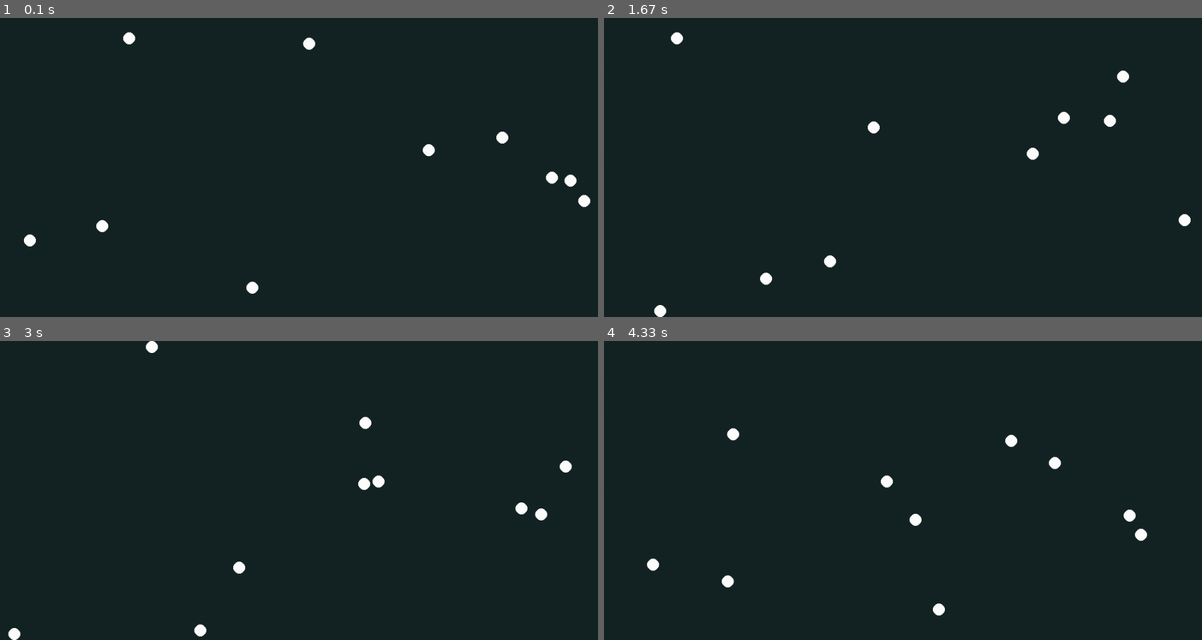
Above: before the commit, frames 1-4 (two rows, left to right).
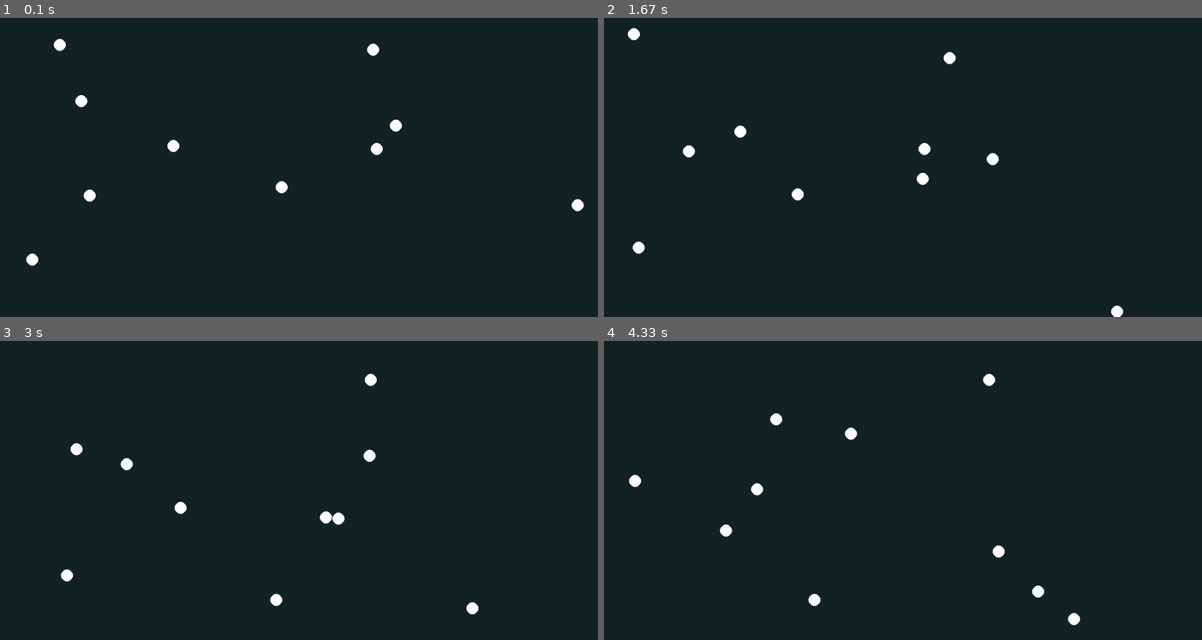
Above: after the commit, the same moments.

Repository: darceno/lifebox-simulator
Game: pygame game, started from src/main.py
The game is run twice, just before and just after one commit, with the same random seed, the same clock (stepped at 60 frames per second) and the same inputs.
Inputs:
- Up to frame 1 (0.1 s): no input
- Up to frame 2 (1.67 s): no input
- Up to frame 3 (3 s): no input
- Up to frame 4 (4.33 s): no input

The runs differ from the first frame. In frame 1, 1.3% of the frame differs, in the area x 4-99%, y 4-93%; in frame 2, 1.4%, in the area x 4-99%, y 3-100%; in frame 3, 1.4%; in frame 4, 1.4%.

Commit message:
Change Organism class to take fixed starting X and Y coordinates
I need to be able to choose some organism's starting positions, like offspring organisms

Diff:
--- a/src/main.py
+++ b/src/main.py
@@ -15,8 +15,8 @@
 # Organisms parent class
 class ORGANISM:
     def __init__(self, x, y, color, size=10):
-        self.x = random.randint(20, WIDTH_SIZE-20)
-        self.y = random.randint(20, HEIGHT_SIZE-20)
+        self.x = x
+        self.y = y
         self.size = size
         self.color = color
         self.decision = None
@@ -71,7 +71,7 @@
 
         if len(organisms) == 0:
             for i in range(population):
-                organism = ORGANISM(WIDTH_SIZE/2, HEIGHT_SIZE/2, "white")
+                organism = ORGANISM(random.randint(20, WIDTH_SIZE-20), random.randint(20, HEIGHT_SIZE-20), "white")
                 organisms.append(organism)
 
         for organism in organisms:
